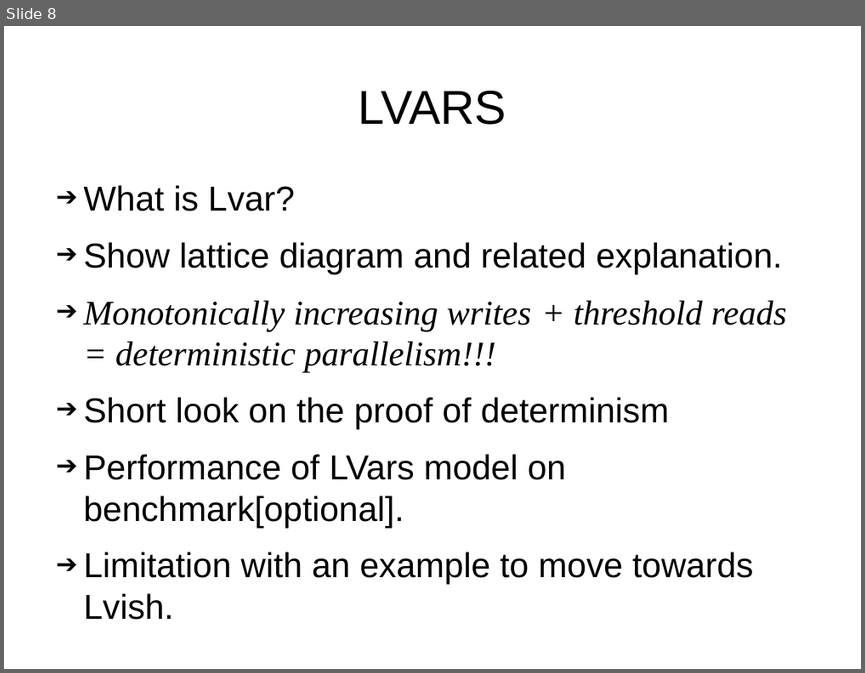
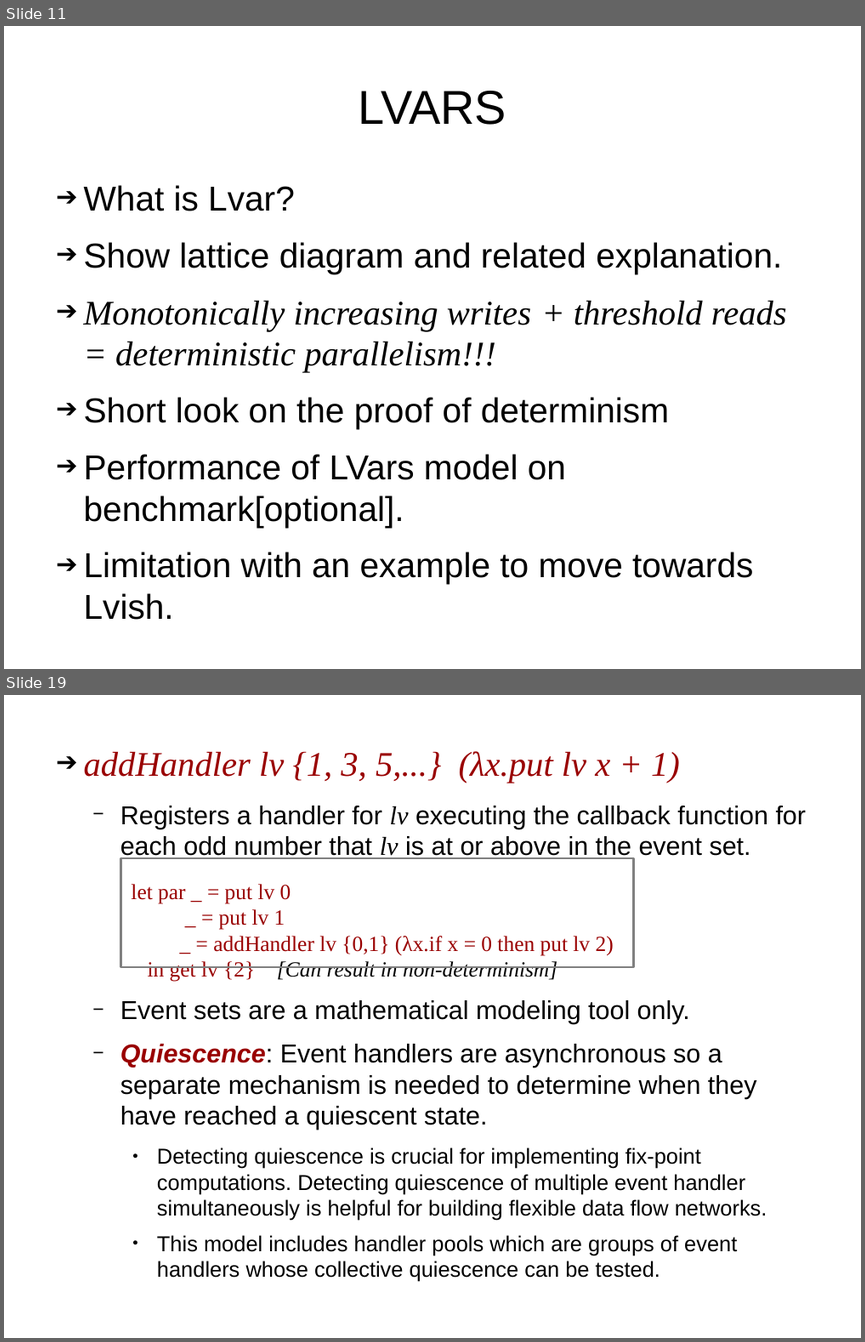
Before and after one commit to sentinel88/Personal, a slide deck: Talk.odp. Shown one above the other, each under a label of ours: slide 8 before the commit, slides 11 and 19 after it; the slides between them are not shown. The pictures are 865x673 and 865x1342 pixels, drawn with LibreOffice and Linux fonts; fonts in the diff are those of the drawing; background and template pictures are left out. Boxes give left, top, right and bottom in pixels: in the first picture for what was removed or moved away, otherwise in the second. Text is boxed around its words. In the diff, an @@ line names an element or a change of style, - is before the commit and + after.

```diff
--- a/Talk.odp
+++ b/Talk.odp
@@ slide 19 added at box(4, 695, 861, 1338), background #FFFFFF @@
@@ text added at box(84, 751, 806, 1281), 20 pt, text #000000 @@
+➔ addHandler lv {1, 3, 5,...} (λx.put lv x + 1)
+  − Registers a handler for lv executing the callback function for each odd number that lv is at or above in the event set.
+  let par _ = put lv 0 _ = put lv 1 _ = addHandler lv {0,1} (λx.if x = 0 then put lv 2) in get lv {2} [Can result in non-determinism]
+  − Event sets are a mathematical modeling tool only.
+  − Quiescence: Event handlers are asynchronous so a separate mechanism is needed to determine when they have reached a quiescent state.
+    ● Detecting quiescence is crucial for implementing fix-point computations. Detecting quiescence of multiple event handler simultaneously is helpful for building flexible data flow networks.
+    ● This model includes handler pools which are groups of event handlers whose collective quiescence can be tested.
@@ rectangle added at box(120, 858, 634, 967), outline #808080 2.3 pt @@
@@ what was slide 8 is now slide 11 @@
```
Also in this commit, not shown: 5 slides changed, 15 other slides added, 4 slides removed, 1 other file.
